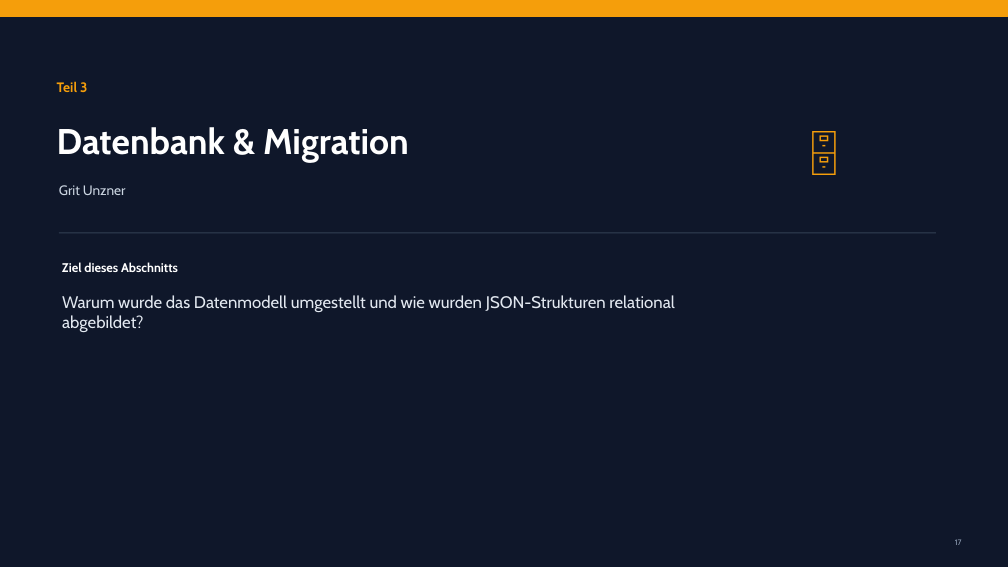
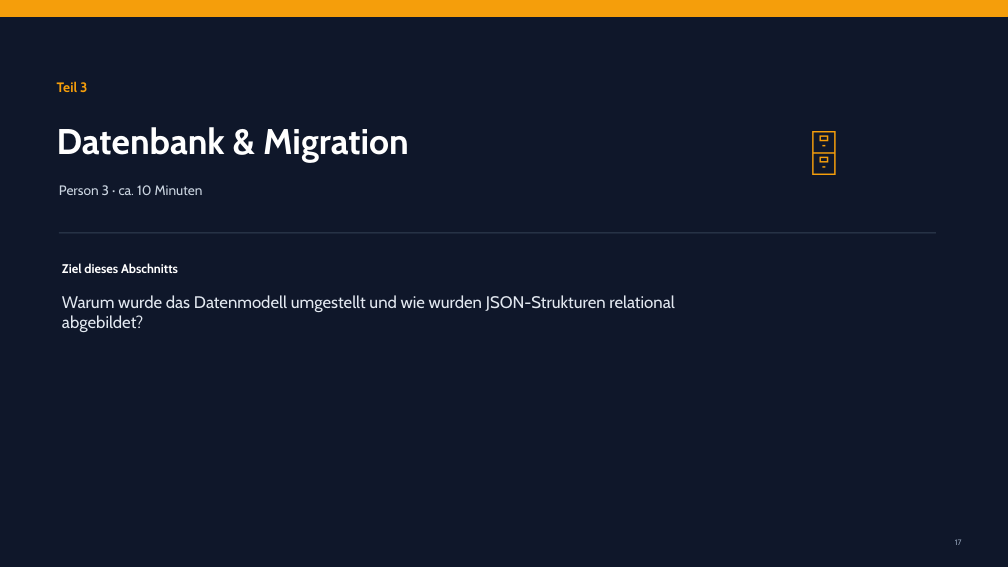
Before and after one commit to noahrsn/Lebens-Finanzplaner, a slide deck: slide 17 of Präsentation/Lebens-Finanzplaner_Praesentation_angepasst.pptx. Drawn at 1008x567 pixels with LibreOffice and Linux fonts; fonts in the diff are those of the drawing. Boxes give left, top, right and bottom in pixels: in the first picture for what was removed or moved away, otherwise in the second. Text is boxed around its words. In the diff, an @@ line names an element or a change of style, - is before the commit and + after.

Commit message:
uploaded slides

```diff
--- a/Präsentation/Lebens-Finanzplaner_Praesentation_angepasst.pptx
+++ b/Präsentation/Lebens-Finanzplaner_Praesentation_angepasst.pptx
@@ text at box(59, 185, 203, 195): text changed @@
-Grit Unzner
+Person 3 · ca. 10 Minuten
```
Also in this commit, not shown: 15 other slides changed, 1 slide added, 1 other file.
